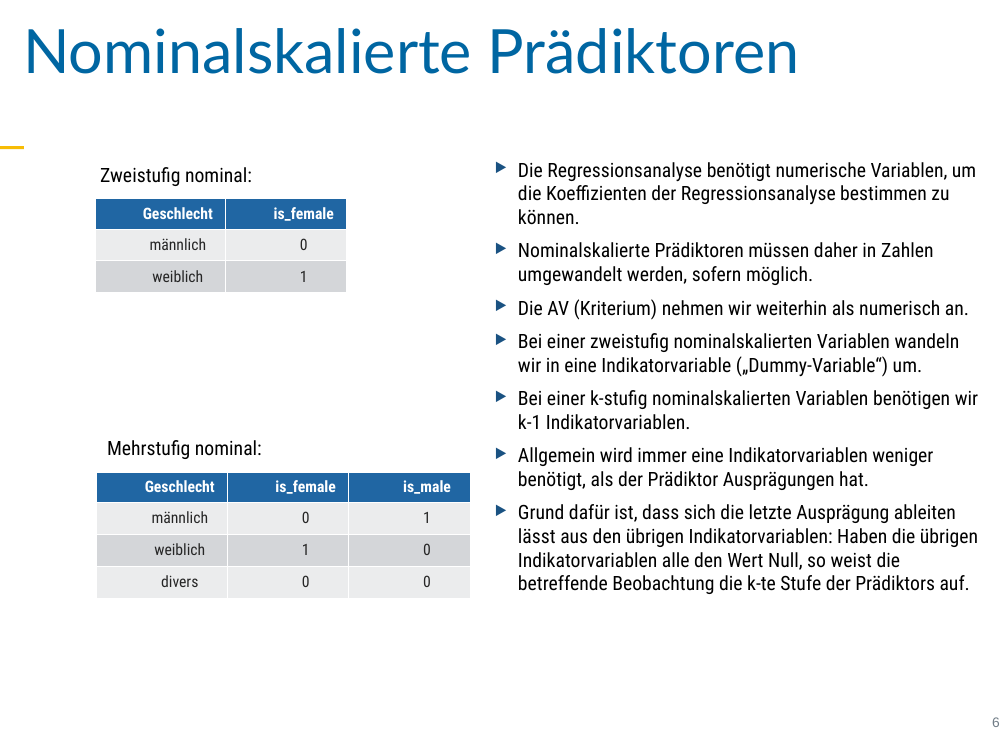
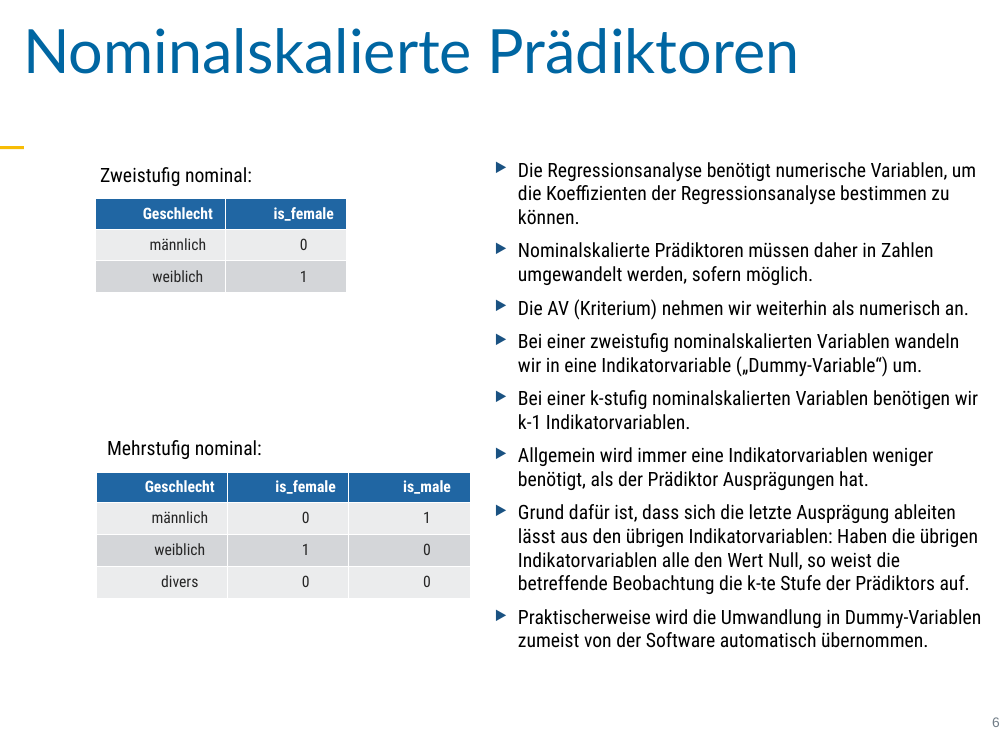
Before and after one commit to sebastiansauer/vorhersagemodellierung, a slide deck: slide 6 of Skript-Folien/QM1-Thema11.pptx. Drawn at 1008x756 pixels with LibreOffice and Linux fonts; fonts in the diff are those of the drawing. Boxes give left, top, right and bottom in pixels: in the first picture for what was removed or moved away, otherwise in the second. Text is boxed around its words. In the diff, an @@ line names an element or a change of style, - is before the commit and + after.

```diff
--- a/Skript-Folien/QM1-Thema11.pptx
+++ b/Skript-Folien/QM1-Thema11.pptx
@@ text at (518,609,982,648): paragraph added @@
+‣ Praktischerweise wird die Umwandlung in Dummy-Variablen zumeist von der Software automatisch übernommen.
```
Also in this commit, not shown: 20 other slides changed, 6 other files.
